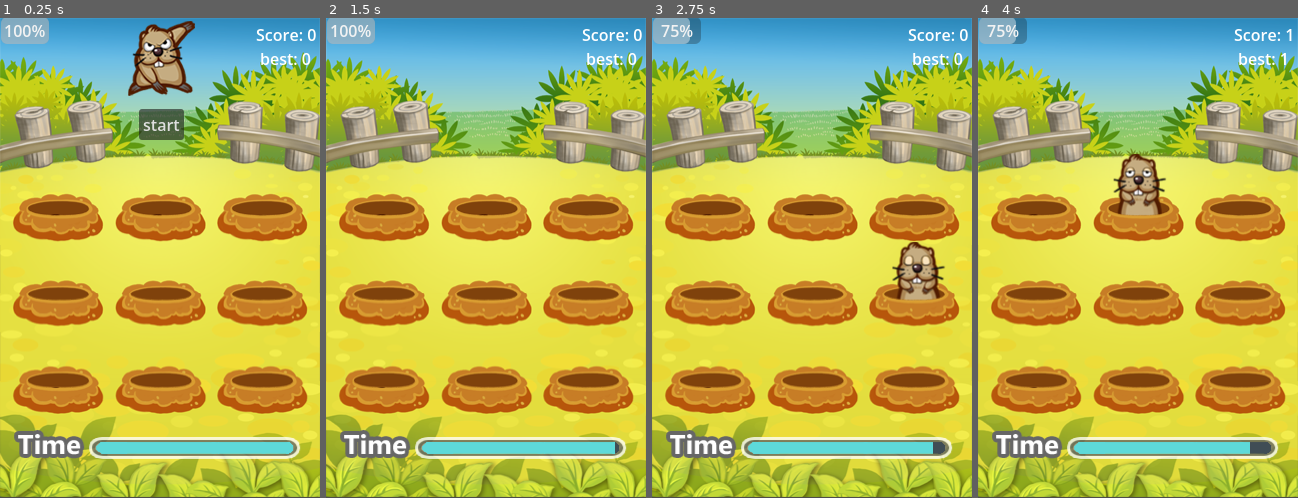
Above: before the commit, frames 1-4 (left to right).
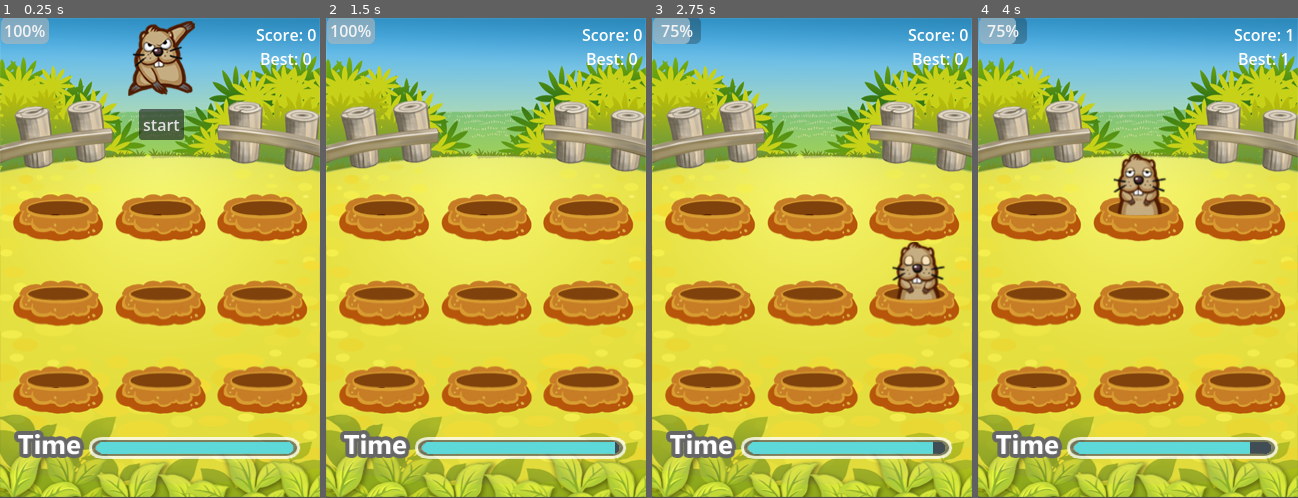
Above: after the commit, the same moments.

Repository: WyattMacKay/cs-4065-project
Game: Godot game, scene res://game_scene.scn
Same seed, same stepped clock (60 frames per second), same inputs: the game is played once before the commit and once after it.
Inputs (mouse positions are in pixels of both pictures, inside the frame that each line leads up to):
- Up to frame 1 (0.25 s): no input
- Up to frame 2 (1.5 s): click "start" at 0.5 s; tap Enter at 1.25 s; move the mouse to (383, 248) at 1.27 s; tap I at 1.35 s; click (383, 248) at 1.42 s
- Up to frame 3 (2.75 s): tap Space at 2 s; move the mouse to (812, 248) at 2.02 s; tap I at 2.1 s; click (812, 248) at 2.17 s
- Up to frame 4 (4 s): move the mouse to (1243, 248) at 2.77 s; tap I at 2.85, 3.6 s; click (1243, 248) at 2.92 s; move the mouse to (1141, 334) at 3.52 s; click (1141, 334) at 3.67 s

The runs differ from the first frame. In frame 1, 0.2% of the frame differs, in the area x 81-98%, y 7-10%; in frame 2, 0.2%; in frame 3, 0.2%; in frame 4, 0.1%.

Commit message:
Hard-type scores

Diff:
--- a/game_scene.gd
+++ b/game_scene.gd
@@ -11,8 +11,8 @@
 var score: int = 0
 var highscore: int = 0
 var save_file := "user://savedata.bin"
-var score_str = "score: "
-var maxscore_str = "best: "
+var score_str: String
+var maxscore_str: String
 var level = 0
 var tween: Tween
 
@@ -32,7 +32,7 @@
 
 	highscore = read()
 	update_score()
-	get_node("maxscore").set_text(maxscore_str + str(highscore))
+	update_highscore()
 
 	timer = Timer.new()
 	timer.connect("timeout", Callable(self, "_on_timer_timeout"))
@@ -96,9 +96,13 @@
 	get_node("score").set_text("Score: " + str(score))
 	if highscore < score:
 		highscore = score
-		get_node("maxscore").set_text(maxscore_str + str(highscore))
+		update_highscore()
 	if (score > 0 and score % 25 == 0):
 		change_speed()
+
+
+func update_highscore() -> void:
+	get_node("maxscore").set_text("Best: " + str(highscore))
 
 
 func update_health() -> void:
